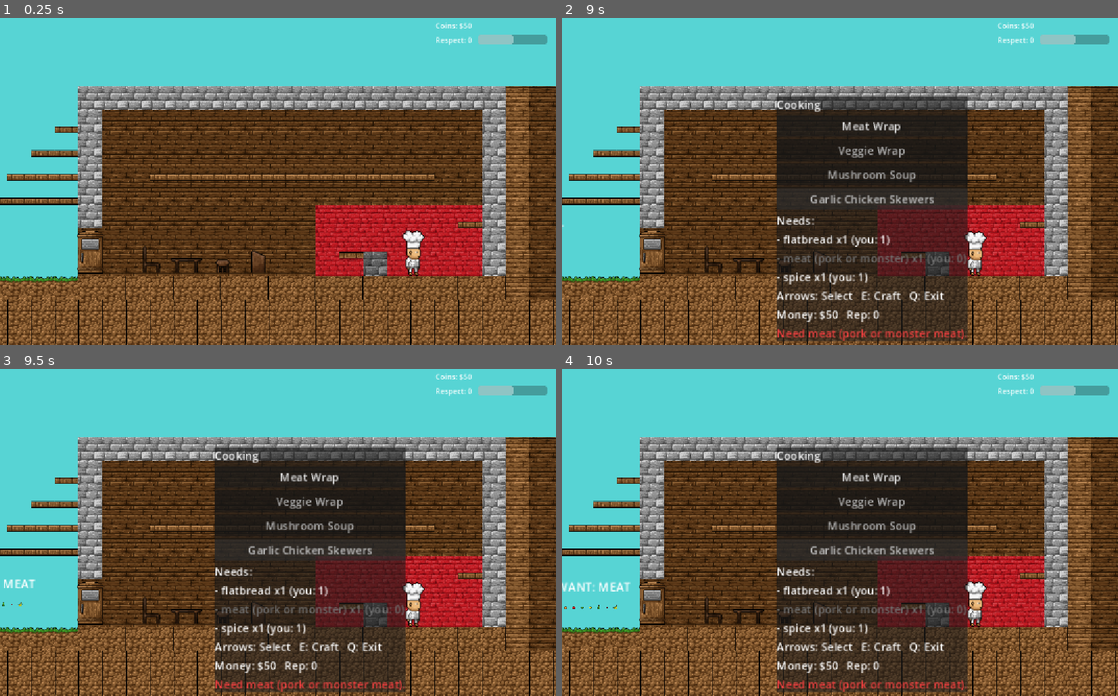
Above: before the commit, frames 1-4 (two rows, left to right).
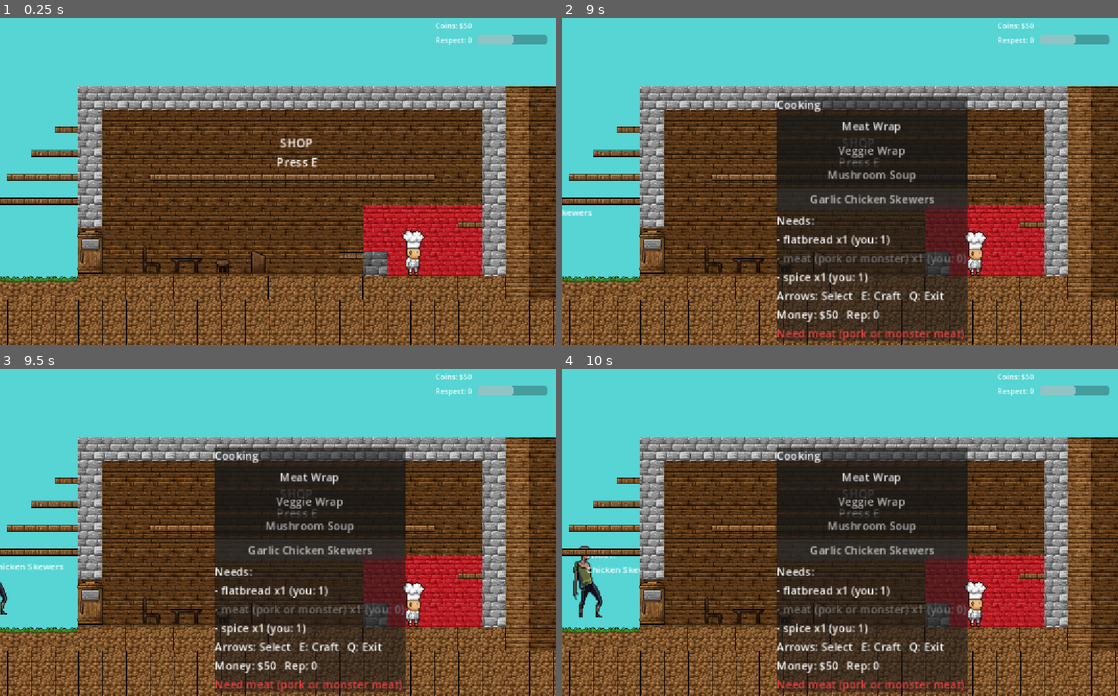
Above: after the commit, the same moments.

Repository: AbstrAct404/Week4-ServeOrSlaughter
Game: Godot game, scene res://tscn/map.tscn
Two runs of this game, one before a commit and one after it. Both use one fixed random seed, a clock stepped at 60 frames per second and the inputs below.
Inputs:
- Up to frame 1 (0.25 s): no input
- Up to frame 2 (9 s): tap E (interact) at 0.5, 4.25, 4.55, 5, 5.3, 5.75, 6.05, 6.5, 7.55, 8.3, 8.85 s; hold D (move_right) 0.53-1.25 s; hold E (interact) 0.53-1.25 s; tap W (jump) at 0.77, 4.52, 6.02, 6.77, 7.52 s; click "Meat Wrap" at 1.25 s; click "Veggie Wrap" at 2 s; click "Mushroom Soup" at 2.75 s; click "Garlic Chicken Skewers" at 3.5 s; hold D (move_right) 4.28-5.03 s; tap 1 (hotbar_1) at 4.35 s; hold A (move_left) 5.03-5.78 s; hold 2 (hotbar_2) 5.03-5.78 s; hold D (move_right) 5.78-7.28 s; tap 3 (hotbar_3) at 5.85 s; hold E (interact) 6.53-7.28 s; hold A (move_left) 7.28-8.03 s; tap B (open_bag) at 7.35 s; hold D (move_right) 8.03-8.78 s; hold F (swap_hotbar) 8.03-8.78 s; hold A (move_left) from 8.78 s (still down)
- Up to frame 3 (9.5 s): keep holding A (move_left); tap W (jump) at 9.02 s
- Up to frame 4 (10 s): keep holding A (move_left); hold 1 (hotbar_1) from 9.53 s (still down); tap W (jump) at 9.77 s; tap E (interact) at 9.8 s

The runs differ from the first frame. In frame 1, 2.0% of the frame differs, in the area x 49-66%, y 36-79%; in frame 2, 1.5%; in frame 3, 1.8%; in frame 4, 2.3%, in the area x 0-66%, y 36-79%.

Commit message:
Improved customer system: added meal variety, fixed submit logic, adjusted panic radius, and improved queue spacing. Updated customer visuals and added shop label for clarity.

Diff:
--- a/tscn/customer.gd
+++ b/tscn/customer.gd
@@ -39,6 +39,20 @@
 
 @onready var desire_label: Label = $DesireLabel
 @onready var sprite: Sprite2D = $Sprite2D
+
+const WANT_POOL := [
+	"meal_meat_wrap",
+	"meal_veggie_wrap",
+	"meal_mushroom_soup",
+	"meal_chicken_skewers"
+]
+
+const WANT_NAMES := {
+	"meal_meat_wrap": "Meat Wrap",
+	"meal_veggie_wrap": "Veggie Wrap",
+	"meal_mushroom_soup": "Mushroom Soup",
+	"meal_chicken_skewers": "Chicken Skewers"
+}
 
 func _ready() -> void:
 	collision_layer = 4
@@ -50,23 +64,33 @@
 		patience_bar.max_value = 1.0
 		patience_bar.value = 1.0
 
+
 func _pick_want() -> void:
-	if race == Race.ANIMAL:
-		want_kind = "veggie"
-	else:
-		want_kind = "meat"
+	want_kind = WANT_POOL.pick_random()
+
 
 func _refresh_visual() -> void:
 	match race:
 		Race.MONSTER:
-			sprite.texture = load("res://Assets/Meat.png")
+			sprite.texture = load("res://Assets/monster.png")
+			sprite.scale = Vector2(3, 3)  # try 3 first
 		Race.HUMAN:
-			sprite.texture = load("res://Assets/Fruit.png")
+			sprite.texture = load("res://Assets/monster.png")
+			sprite.scale = Vector2(1.5,1.5)
 		Race.ANIMAL:
-			sprite.texture = load("res://Assets/Vegetables.png")
+			sprite.texture = load("res://Assets/monster.png")
+			sprite.scale = Vector2(3, 3)
 		_:
 			pass
-	desire_label.text = "WANT: %s" % want_kind.to_upper()
+
+	sprite.centered = true
+	sprite.offset = Vector2(0, -16)  # lift slightly so feet touch ground
+
+	var name: String = str(WANT_NAMES.get(want_kind, want_kind))
+	desire_label.text = "WANT:\n%s" % name
+	desire_label.position = Vector2(0, -80)
+
+
 
 func set_manager(m: Node) -> void:
 	manager = m
@@ -142,8 +166,12 @@
 
 	if state in [State.QUEUE, State.ENTERING, State.LEAVING, State.PANIC]:
 		var to := target_pos - global_position
-		if to.length() > 2.0:
-			global_position += to.normalized() * speed * delta
+
+		var dist := to.length()
+		if dist > 2.0:
+			var step: float = min(speed * delta, dist)
+			global_position += (to / dist) * step
+
 
 	# waiting logic
 	if state == State.WAITING:
--- a/tscn/customer.tscn
+++ b/tscn/customer.tscn
@@ -1,34 +1,38 @@
-[gd_scene format=3 uid="uid://cxgcd4nkmfkuc"]
+[gd_scene load_steps=4 format=3 uid="uid://dcv0okrkd6jk6"]
 
-[ext_resource type="Script" uid="uid://bo1j5ja8radk0" path="res://tscn/customer.gd" id="1"]
-[ext_resource type="Texture2D" uid="uid://d5vsatc421im" path="res://Assets/Fruit.png" id="2"]
+[ext_resource type="Script" uid="uid://bayysyvmt5gbi" path="res://tscn/customer.gd" id="1"]
+[ext_resource type="Texture2D" uid="uid://j4313twtwssc" path="res://Assets/monster.png" id="2_al85s"]
 
-[sub_resource type="CircleShape2D" id="CircleShape2D_1"]
-radius = 14.0
+[sub_resource type="RectangleShape2D" id="RectangleShape2D_al85s"]
+size = Vector2(5, 20)
 
-[node name="Customer" type="Area2D" unique_id=270144102]
+[node name="Customer" type="Area2D"]
 collision_layer = 4
 collision_mask = 0
 script = ExtResource("1")
 
-[node name="CollisionShape2D" type="CollisionShape2D" parent="." unique_id=1142070736]
-shape = SubResource("CircleShape2D_1")
+[node name="CollisionShape2D" type="CollisionShape2D" parent="."]
+position = Vector2(0, -30)
+shape = SubResource("RectangleShape2D_al85s")
 
-[node name="Sprite2D" type="Sprite2D" parent="." unique_id=24892750]
+[node name="Sprite2D" type="Sprite2D" parent="."]
+position = Vector2(0, -35)
 scale = Vector2(0.35, 0.35)
-texture = ExtResource("2")
+texture = ExtResource("2_al85s")
 
-[node name="DesireLabel" type="Label" parent="." unique_id=420691451]
+[node name="DesireLabel" type="Label" parent="."]
 offset_left = -40.0
-offset_top = -40.0
-offset_right = -40.0
-offset_bottom = -40.0
-text = "WANT"
+offset_top = -80.0
+offset_right = -4.0
+offset_bottom = -43.0
+theme_override_font_sizes/font_size = 12
+text = "WANT
+"
 
-[node name="Patience" type="ProgressBar" parent="." unique_id=776907828]
+[node name="Patience" type="ProgressBar" parent="."]
 offset_left = -10.0
-offset_top = 16.0
+offset_top = -16.0
 offset_right = 10.0
-offset_bottom = 21.0
+offset_bottom = -11.0
 value = 100.0
 show_percentage = false
--- a/tscn/customer_manager.gd
+++ b/tscn/customer_manager.gd
@@ -5,7 +5,10 @@
 @export var door_path: NodePath
 @export var spawn_pos: Vector2 = Vector2(240, 560)
 @export var queue_dir: Vector2 = Vector2(1, 0)
-@export var queue_spacing: float = 55.0
+
+@export var queue_spacing: float = 300.0
+@export var inside_min_distance := 70.0  # tweak based on sprite size
+
 @export var max_customers: int = 5
 @export var spawn_marker: NodePath
 @export var door_outside_marker: NodePath
@@ -13,7 +16,7 @@
 @export var inside_max_marker: NodePath
 @export var exit_marker: NodePath
 @export var max_inside := 4
-@export var max_total := 10
+@export var max_total := 5
 @export var player_path: NodePath
 
 
@@ -24,11 +27,16 @@
 @export var exit_pos: Vector2 = Vector2(180, 560)
 @export var exit_radius: float = 18.0
 
+var _toast_stack := 0
+
+
 var customers: Array = []
 var _spawn_timer := 0.0
 var _spawn_interval := 6.0
-var inside: Array[Customer]
-var queue: Array[Customer]
+var inside: Array[Customer] = []
+var queue: Array[Customer] = []
+
+
 
 var _murder_penalty_used := false
 
@@ -41,12 +49,16 @@
 
 func _process(delta: float) -> void:
 	_spawn_timer += delta
+
 	if _spawn_timer >= _spawn_interval:
 		_spawn_timer = 0.0
 		_spawn_interval = randf_range(5.0, 9.0)
-		if (inside.size() + queue.size()) < max_total:
+
+		if _alive_customer_count() < max_total:
 			_spawn_customer()
+
 	_tick_admission()
+
 
 func _tick_admission() -> void:
 	var door = get_door()
@@ -135,6 +147,22 @@
 	var b = get_node(inside_max_marker).global_position
 	var minv = Vector2(min(a.x,b.x), min(a.y,b.y))
 	var maxv = Vector2(max(a.x,b.x), max(a.y,b.y))
+
+	# try multiple times to find a spot not too close to others
+	for _i in range(12):
+		var p = Vector2(randf_range(minv.x, maxv.x), randf_range(minv.y, maxv.y))
+
+		var ok := true
+		for other in inside:
+			if other != null and is_instance_valid(other):
+				if other.global_position.distance_to(p) < inside_min_distance:
+					ok = false
+					break
+
+		if ok:
+			return p
+
+	# fallback if crowded
 	return Vector2(randf_range(minv.x, maxv.x), randf_range(minv.y, maxv.y))
 
 
@@ -164,7 +192,7 @@
 	if ui == null:
 		return
 
-	var can_kill := (Inventory.get_selected_item_id() == "knife")
+	var can_kill := true
 	var can_submit := _player_can_satisfy(cust.want_kind)
 
 	var want_text := "Customer wants: %s\nGold now: %d   Rep now: %d" % [
@@ -176,24 +204,14 @@
 	ui.open_customer_menu(player, cust, can_submit, can_kill, want_text)
 
 func _player_can_satisfy(kind: String) -> bool:
-	if kind == "veggie":
-		return Inventory.has_item("veggies", 1) or Inventory.has_item("meal_veggie_wrap", 1)
-	# meat: any one of these
-	for id in ["pork","beef","chicken","meat_monster","meat_human","meat_mixed","meal_spicy_wrap"]:
-		if Inventory.has_item(id, 1):
-			return true
-	return false
+	# kind is now an exact item id, like "meal_meat_wrap"
+	return Inventory.has_item(kind, 1)
+
 
 func _consume_for_kind(kind: String) -> bool:
-	if kind == "veggie":
-		if Inventory.remove_item("meal_veggie_wrap", 1):
-			return true
-		return Inventory.remove_item("veggies", 1)
-	# meat
-	for id in ["meal_spicy_wrap","pork","beef","chicken","meat_monster","meat_human","meat_mixed"]:
-		if Inventory.remove_item(id, 1):
-			return true
-	return false
+	# kind is an exact item id, like "meal_meat_wrap"
+	return Inventory.remove_item(kind, 1)
+
 
 # -------- submit food --------
 func on_customer_submit(cust, player) -> void:
@@ -271,6 +289,8 @@
 
 	# remove killed customer
 	_remove_customer(cust)
+	_tick_admission()
+
 
 func _handle_murder_witnesses(killed: Customer) -> bool:
 	var door = get_door()
@@ -281,15 +301,19 @@
 	var any_visible := false
 	var any_calm_visible := false
 
+	var witness_radius := 300.0  # tweak
+
 	for c in _all_customers():
-		if c == killed:
+		if c == killed or c.state == c.State.DEAD:
 			continue
-		if c.state == c.State.DEAD:
+
+		# if door is closed, don't see across door sides
+		if door_closed and is_pos_inside(c.global_position) != killed_inside:
 			continue
 
-		if door_closed:
-			if is_pos_inside(c.global_position) != killed_inside:
-				continue
+		# NEW: only nearby customers witness it
+		if c.global_position.distance_to(killed.global_position) > witness_radius:
+			continue
 
 		any_visible = true
 		if c.state != c.State.PANIC:
@@ -332,6 +356,8 @@
 	if is_instance_valid(cust):
 		cust.queue_free()
 
+	_tick_admission()
+
 
 func _toast_player(player, text: String) -> void:
 	var ui = get_tree().get_first_node_in_group("ui_manager")
@@ -343,6 +369,10 @@
 		world = player.global_position
 
 	var screen := get_viewport().get_canvas_transform() * (world + Vector2(0, -32))
+
+	_toast_stack = (_toast_stack + 1) % 6
+	screen.y -= 18 * _toast_stack  # NEW: stacks upward
+
 	ui.show_toast(screen, text)
 
 
@@ -350,9 +380,16 @@
 func _queue_slot_pos(i: int) -> Vector2:
 	var base := spawn_pos
 	if door_outside_marker != NodePath():
-		var m = get_node_or_null(door_outside_marker)
-		if m: base = m.global_position
-	return base + Vector2(-queue_spacing * float(i), 0)
+		var m := get_node_or_null(door_outside_marker)
+		if m and m is Node2D:
+			base = (m as Node2D).global_position
+
+	var dir := queue_dir.normalized()
+	if dir == Vector2.ZERO:
+		dir = Vector2(-1, 0)
+
+	return base + dir * queue_spacing * float(i)
+
 
 func _reposition_queue() -> void:
 	for i in range(queue.size()):
@@ -400,3 +437,11 @@
 	if p != null and p is Node2D:
 		return p
 	return null
+
+
+func _alive_customer_count() -> int:
+	var count := 0
+	for c in _all_customers():
+		if is_instance_valid(c) and c.state != c.State.DEAD:
+			count += 1
+	return count
--- a/tscn/map.tscn
+++ b/tscn/map.tscn
@@ -71,7 +71,7 @@
 sources/4 = SubResource("TileSetAtlasSource_rof17")
 
 [sub_resource type="RectangleShape2D" id="RectangleShape2D_yx4x3"]
-size = Vector2(225.5, 96.5)
+size = Vector2(160.5, 96.5)
 
 [sub_resource type="RectangleShape2D" id="RectangleShape2D_e2bhf"]
 size = Vector2(127.5, 92.25)
@@ -81,7 +81,7 @@
 [node name="Ground" type="TileMap" parent="."]
 tile_set = SubResource("TileSet_oeqvb")
 format = 2
-layer_0/tile_data = PackedInt32Array(720915, 1114116, 0, 720 …(12456 unchanged characters)…  983044, 0, 983068, 983044, 0, 1048604, 589828, 0, 1114140, 589828, 0, 1179676, 589828, 0, 786461, 983044, 0, 851997, 983044, 0, 917533, 983044, 0, 983069, 983044, 0, 1048605, 589828, 0, 1114141, 589828, 0, 1179677, 589828, 0, 786462, 983044, 0, 851998, 983044,  …(10254 unchanged characters)…
+layer_0/tile_data = PackedInt32Array(720915, 1114116, 0, 720 …(12456 unchanged characters)…  983044, 0, 983068, 983044, 0, 1048604, 983044, 0, 1114140, 983044, 0, 1179676, 983044, 0, 786461, 983044, 0, 851997, 983044, 0, 917533, 983044, 0, 983069, 983044, 0, 1048605, 983044, 0, 1114141, 983044, 0, 1179677, 983044, 0, 786462, 983044, 0, 851998, 983044,  …(10254 unchanged characters)…
 layer_1/name = "Layer1"
 layer_1/z_index = 1
 layer_1/tile_data = PackedInt32Array(1245202, 1638404, 0, 1245203, 1703940, 0, 1245204, 1638404, 0, 1245205, 1703940, 0 …(1612 unchanged characters)…
@@ -116,7 +116,7 @@
 script = ExtResource("5_x0n1c")
 
 [node name="CollisionShape2D" type="CollisionShape2D" parent="CookingStation"]
-position = Vector2(1007.75, 560.25)
+position = Vector2(1040.25, 560.25)
 shape = SubResource("RectangleShape2D_yx4x3")
 
 [node name="ShopStation" type="Area2D" parent="."]
@@ -201,3 +201,12 @@
 
 [node name="ExitPos" type="Marker2D" parent="."]
 position = Vector2(97, 549)
+
+[node name="ShopSign" type="Label" parent="."]
+offset_left = 843.0
+offset_top = 417.0
+offset_right = 887.0
+offset_bottom = 443.0
+text = "SHOP
+Press E"
+horizontal_alignment = 1
--- a/tscn/ui.gd
+++ b/tscn/ui.gd
@@ -256,11 +256,11 @@
 	_refresh_cooking()
 
 func _resolve_meat() -> String:
-	if Inventory.has_item("meat_monster", 1):
-		return "meat_monster"
-	if Inventory.has_item("pork", 1):
-		return "pork"
+	for id in ["meat_monster", "pork", "beef", "chicken", "meat_human", "meat_mixed"]:
+		if Inventory.has_item(id, 1):
+			return id
 	return ""
+
 
 
 func open_shop(player: Node) -> void:
Binary file added: Assets/monster.png
Not shown, added: Assets/monster.png.import
Not shown, changed: tscn/customer.gd.uid
Not shown: 1 places in tscn/map.tscn that only renumber resources
